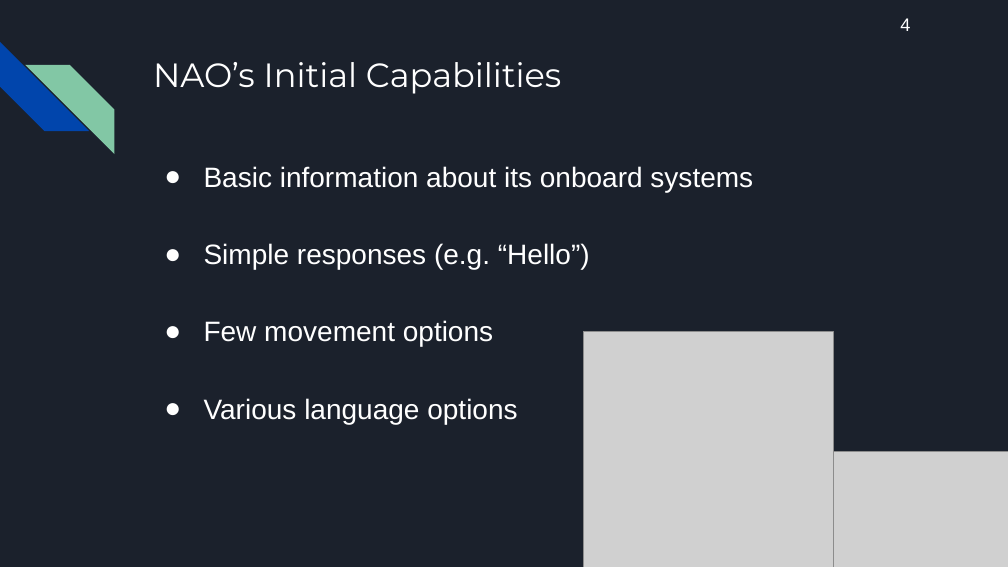
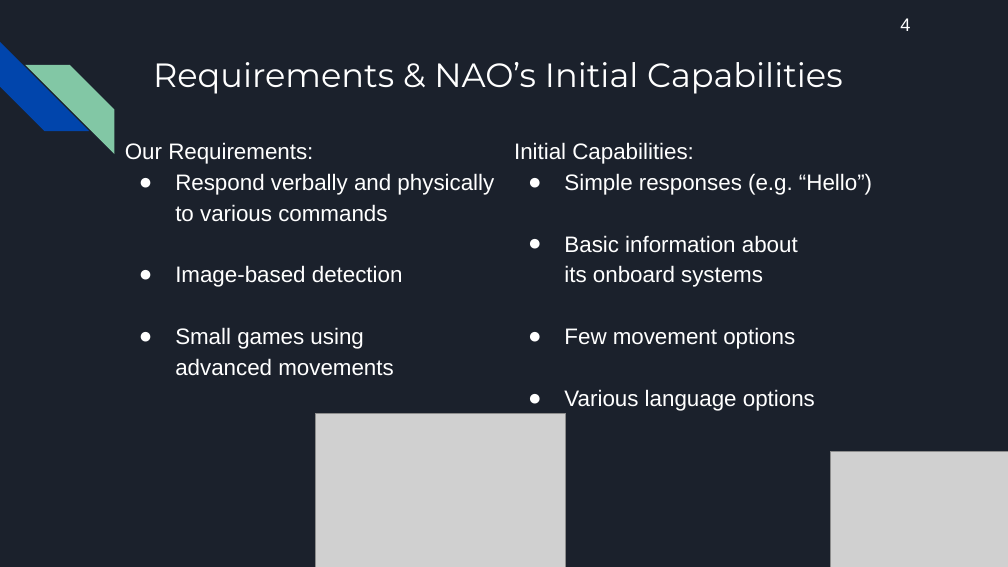
Before and after one commit to haileydhanens/CWU_AriGato, a slide deck: slide 5 of Documentation/AriGato Presentation #2 (1_31_2019).pptx. Drawn at 1008x567 pixels with LibreOffice and Linux fonts; fonts in the diff are those of the drawing; grey boxes stand for pictures. Boxes give left, top, right and bottom in pixels: in the first picture for what was removed or moved away, otherwise in the second. Text is boxed around its words. In the diff, an @@ line names an element or a change of style, - is before the commit and + after.

```diff
--- a/Documentation/AriGato Presentation #2 (1_31_2019).pptx
+++ b/Documentation/AriGato Presentation #2 (1_31_2019).pptx
@@ title at (153, 62, 843, 94): text changed @@
-NAO’s Initial Capabilities
+Requirements & NAO’s Initial Capabilities
@@ text added at (125, 142, 494, 376), 16 pt, text #FFFFFF @@
+Our Requirements:
+● Respond verbally and physically
+to various commands
+● Image-based detection
+● Small games using
+advanced movements
@@ text "Initial Capabilities:": place and size @@
-text "Initial Capabilities:" at (204, 166, 753, 424)
+text "Initial Capabilities:" at (514, 142, 872, 411)
@@ text at (514, 142, 694, 164): text changed; size 20 to 16 pt @@
-● Basic information about its onboard systems
+Initial Capabilities:
@@ text at (564, 173, 872, 411): size 20 to 16 pt in "Simple responses (e.g. “Hello”)", "Few movement options", "Various language options"; indent changed @@
@@ text at (564, 235, 798, 287): paragraphs added @@
+● Basic information about
+its onboard systems
@@ picture: place and size @@
-picture at (584, 332, 834, 567)
+picture at (316, 413, 565, 567)
```
Also in this commit, not shown: 10 other slides changed, 4 slides added, 2 slides removed, 1 other file.
